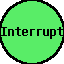
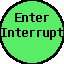
Two versions of the same layered image (w=64, h=64). Layer-by-layer changes:
renamed "Interrupt" to "Enter ...", painted on it over [1,13,63,40]
